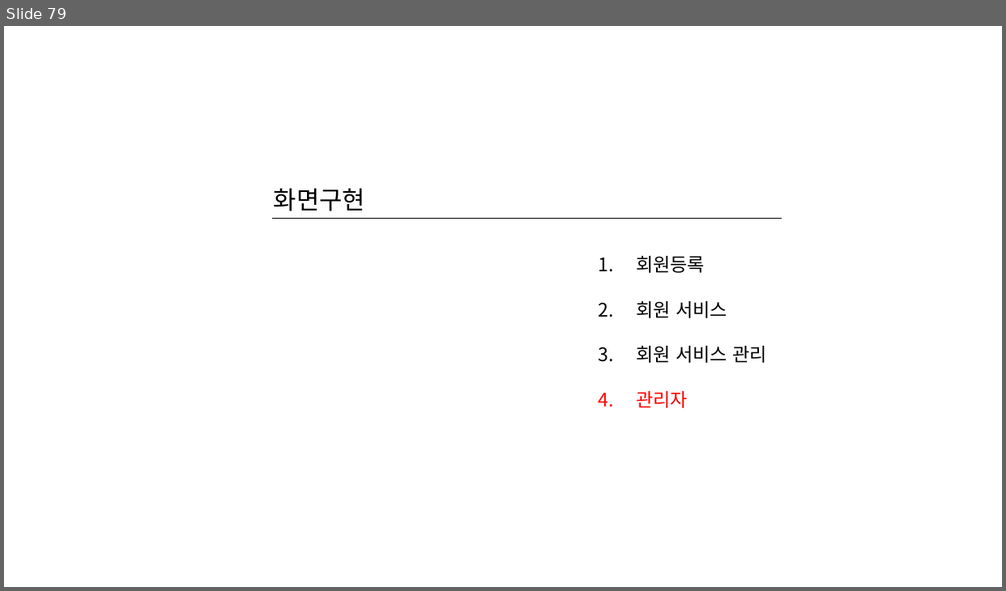
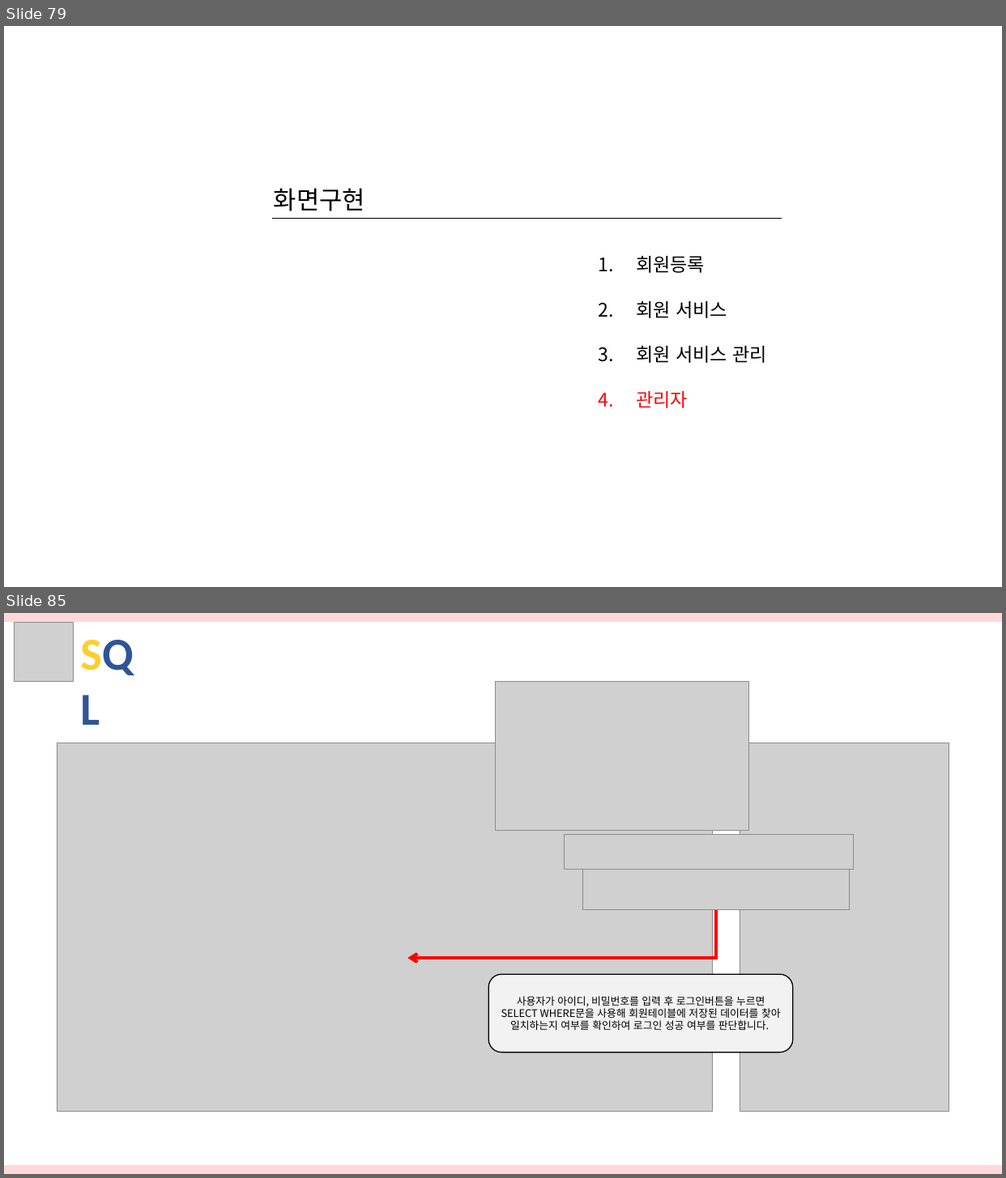
Before and after one commit to hhsw07/ezen-academy-projects, a slide deck: 발표자료/3차/반려동물관리서비스.pptx. Shown one above the other, each under a label of ours: slide 79 before the commit, slides 79 and 85 after it; the slides between them are not shown. The pictures are 1006x591 and 1006x1178 pixels, drawn with LibreOffice and Linux fonts; fonts in the diff are those of the drawing; grey boxes stand for pictures. Boxes give left, top, right and bottom in pixels: in the first picture for what was removed or moved away, otherwise in the second. Text is boxed around its words. In the diff, an @@ line names an element or a change of style, - is before the commit and + after.

```diff
--- a/발표자료/3차/반려동물관리서비스.pptx
+++ b/발표자료/3차/반려동물관리서비스.pptx
@@ slide 85 added at bbox=[4, 613, 1002, 1174], background #FFFFFF @@
@@ rectangle added at bbox=[4, 613, 1002, 622], fill #FFD8D9 @@
@@ picture added at bbox=[15, 623, 74, 682] @@
@@ text added at bbox=[73, 620, 156, 683], 44 pt, text #2F5597, bold @@
+SQL
@@ picture added at bbox=[495, 682, 749, 831] @@
@@ picture added at bbox=[57, 743, 712, 1112] @@
@@ picture added at bbox=[740, 743, 948, 1112] @@
@@ picture added at bbox=[564, 835, 854, 870] @@
@@ picture added at bbox=[583, 869, 850, 909] @@
@@ elbow arrow added from (717, 910) to (407, 958), #FF0000 3 pt @@
@@ rounded rectangle added at bbox=[488, 974, 792, 1053], fill #F2F2F2, outline #000000 1 pt, 10 pt, text #000000 @@
+사용자가 아이디, 비밀번호를 입력 후 로그인버튼을 누르면 SELECT WHERE문을 사용해 회원테이블에 저장된 데이터를 찾아 일치하는지 여부를 확인하여 로그인 성공 여부를 판단합니다.
@@ rectangle added at bbox=[4, 1165, 1002, 1174], fill #FFD8D9 @@
```
Also in this commit, not shown: 16 other slides added.
